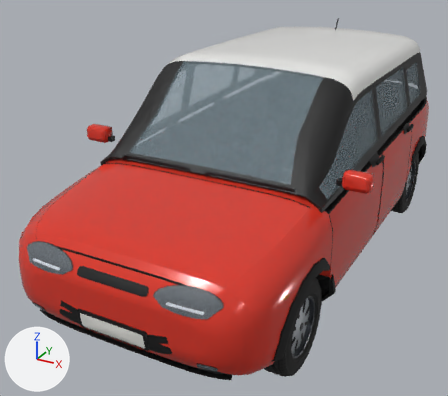
The glTF model data/models/pico/pico_lod2.glb: old version first, new version second.
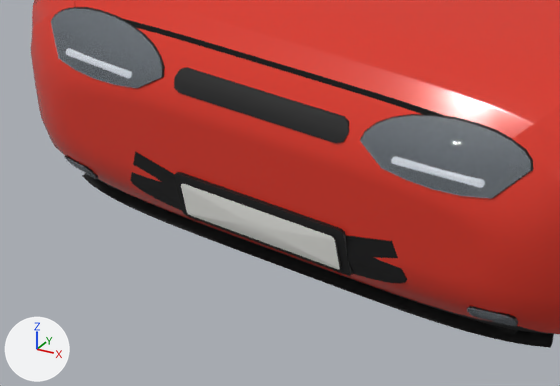
Old and new are each drawn whole from a 50 mm lens placed at (1.77, -3.91, 2.3), pointed at (-0.2, -0.33, 0.51) and again close up on the part from 1% to 52% of the width and 60% to 100% of the height. Every picture has the same lights, and +X, +Y and +Z are marked at lower left. The older version's two pictures come first. Where no turn or scale is listed for an object, it has been applied to the vertices. Vertices at exactly the same position are counted once.

Objects in the first close-up: 'hood', 'pico'.
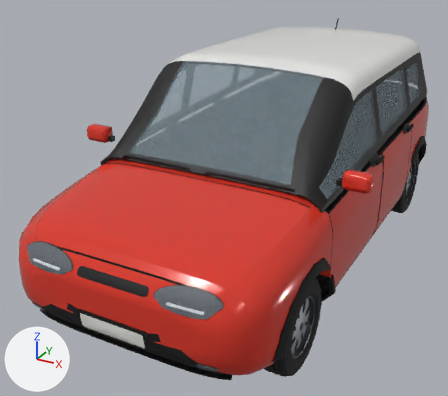
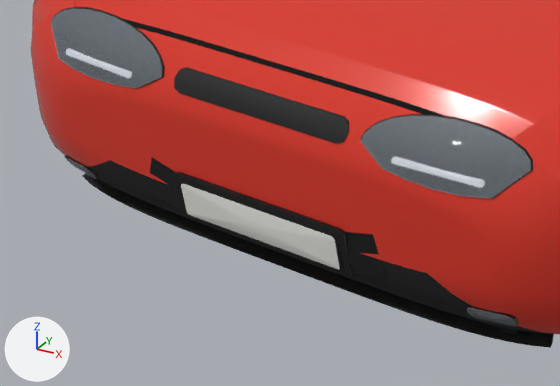
Location of each change, (x1, y1, x2, y2) in pixels of the close-ups (560 x 386 px; the box of a moved part takes in the faces that stretch with it):
part 1 of me_pico, moved or reshaped
    before: (131, 152, 407, 284)
    after: (148, 158, 386, 277)
part 2 of me_pico, recoloured
    both: (88, 160, 477, 319)

What the commit changed:
me_pico has 8616 vertices, 17040 faces and spans x -0.84..0.84, y -1.88..1.7, z 0.16..1.58.
me_pico is used by ob_pico; location (0.0, 0.0, 0.0).
me_pico part 1: 66 vertices moved from x -0.36..0.36, y -1.87..-1.84, z 0.34..0.49 to x -0.31..0.31, y -1.87..-1.84, z 0.34..0.49; 72 vertices removed from x -0.36..0.36, y -1.87..-1.84, z 0.35..0.49; 72 vertices added at x -0.31..0.29, y -1.87..-1.84, z 0.35..0.49.
me_pico part 2: 117 faces spanning x -0.77..0.77, y -1.87..1.68, z 0.31..0.53 switch from mat_paint (red #db3829) to mat_cladding.
